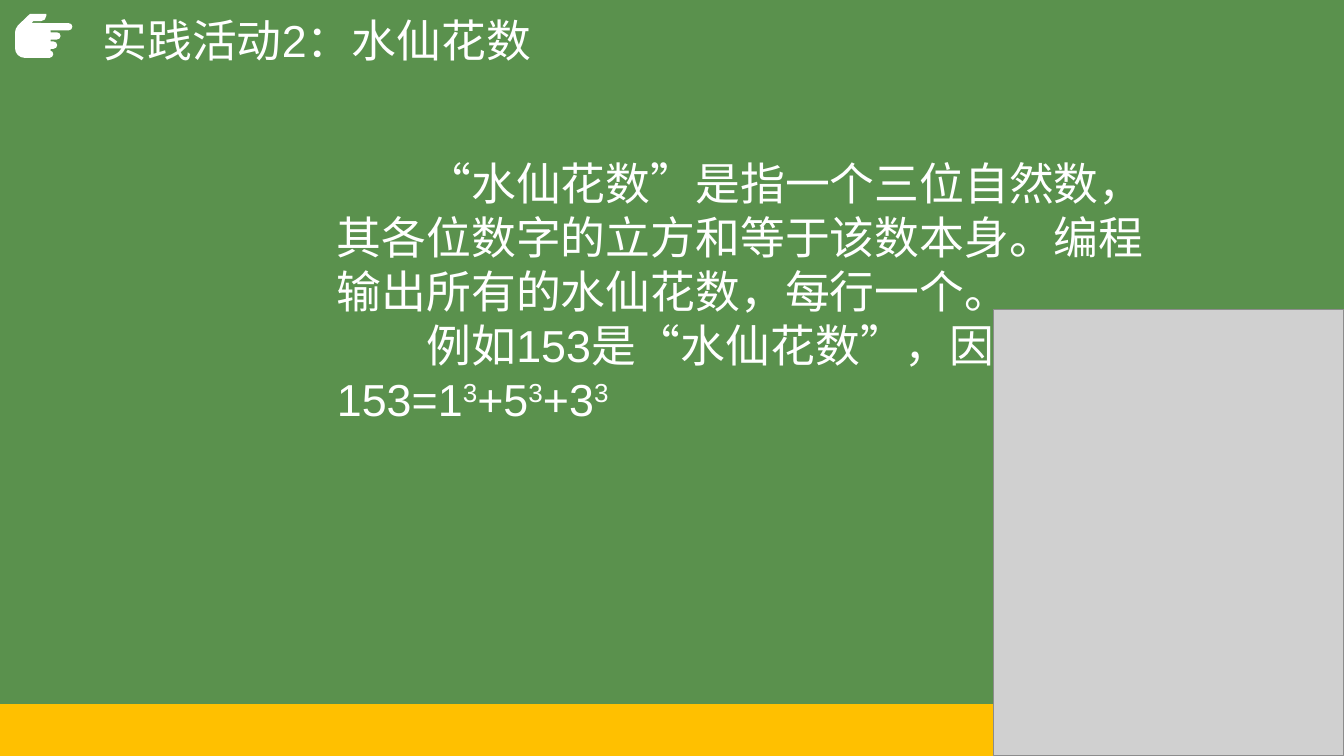
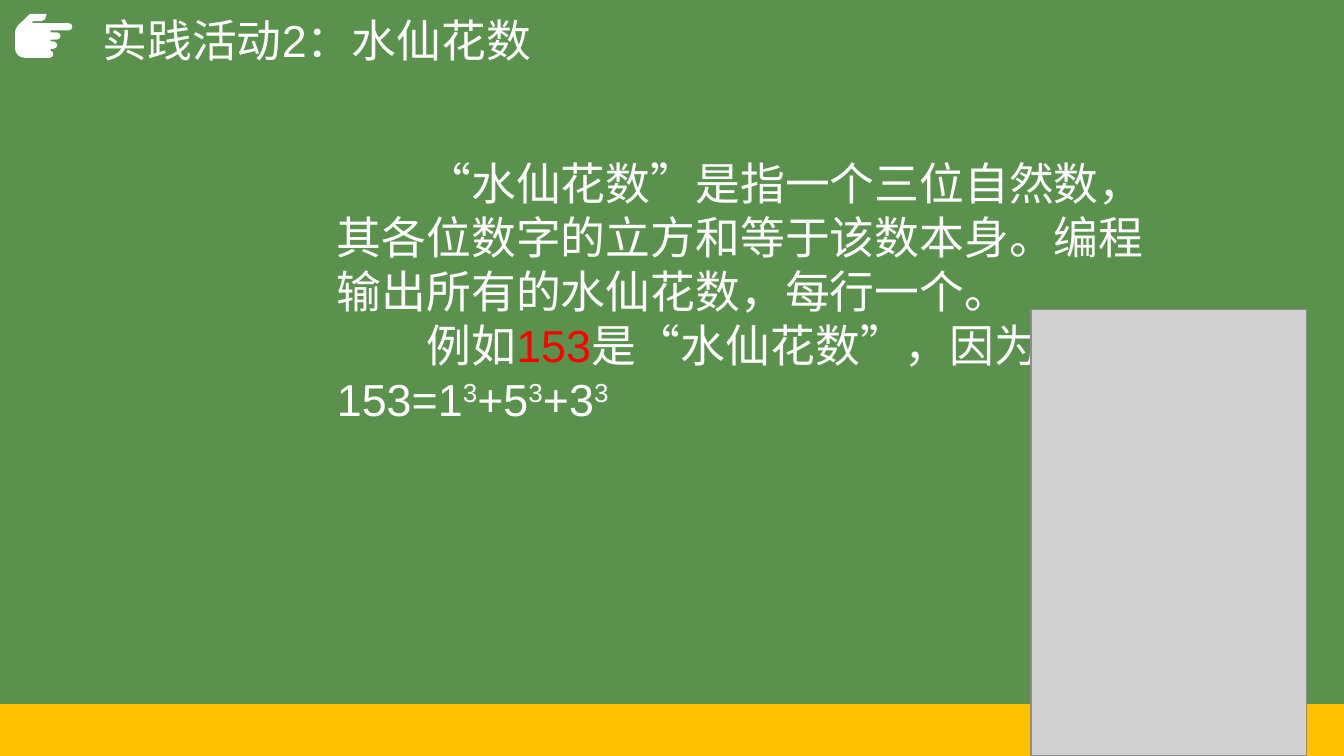
Before and after one commit to hongm32/2020design, a slide deck: slide 20 of 【第09课】4.1算法及其特征/【第09课】4.1算法及其特征.pptx. Drawn at 1344x756 pixels with LibreOffice and Linux fonts; fonts in the diff are those of the drawing; grey boxes stand for pictures. Boxes give left, top, right and bottom in pixels: in the first picture for what was removed or moved away, otherwise in the second. Text is boxed around its words. In the diff, an @@ line names an element or a change of style, - is before the commit and + after.

```diff
--- a/【第09课】4.1算法及其特征/【第09课】4.1算法及其特征.pptx
+++ b/【第09课】4.1算法及其特征/【第09课】4.1算法及其特征.pptx
@@ text at (427, 316, 1040, 373): text colour #FFFFFF to #FF0000 in "例如153是“水仙花数”，因为" @@
@@ picture: place and size @@
-picture at (993, 310, 1344, 756)
+picture at (1031, 310, 1307, 756)
```
Also in this commit, not shown: 8 other slides changed, 5 other files.
